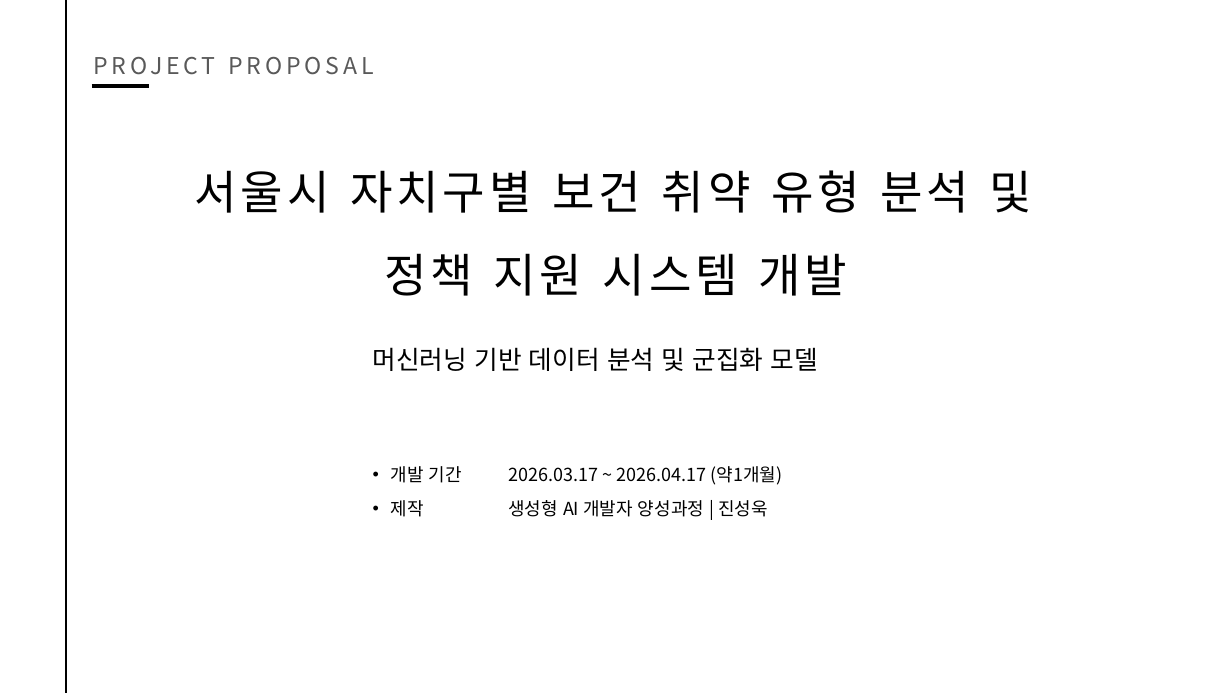
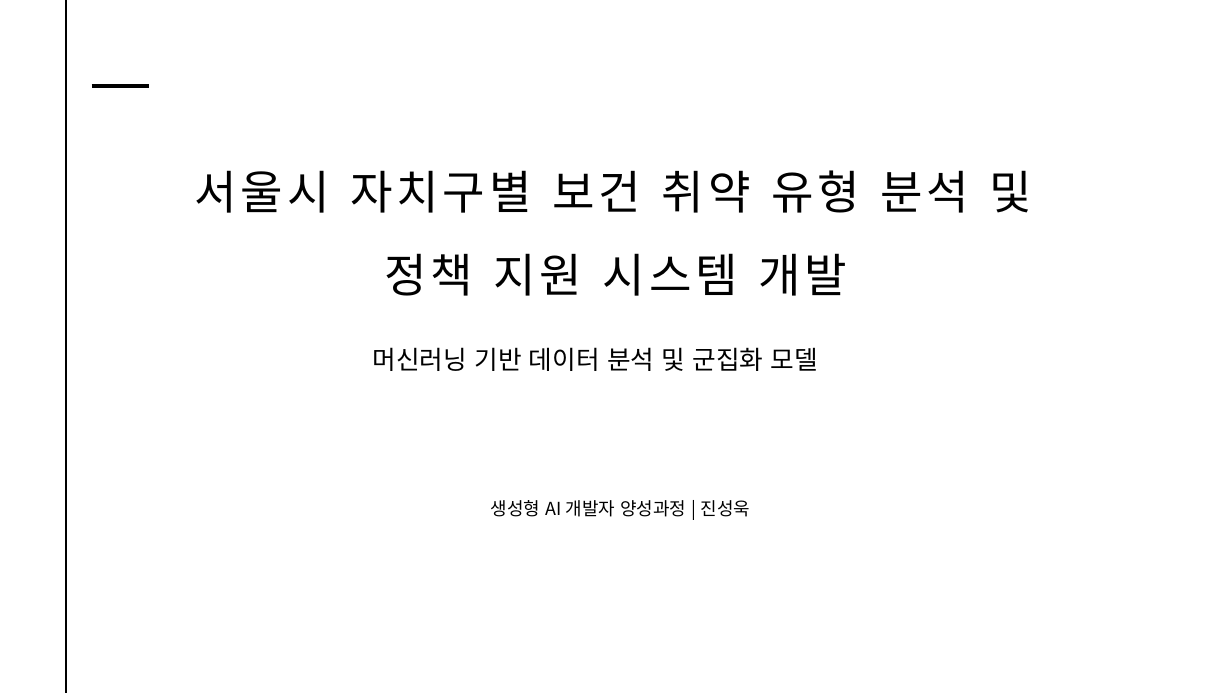
Before and after one commit to seongwook0217/SeongWook, a slide deck: slide 1 of 1차 프로젝트/1. 기획서_V2.pptx. Drawn at 1232x693 pixels with LibreOffice and Linux fonts; fonts in the diff are those of the drawing. Boxes give left, top, right and bottom in pixels: in the first picture for what was removed or moved away, otherwise in the second. Text is boxed around its words. In the diff, an @@ line names an element or a change of style, - is before the commit and + after.

```diff
--- a/1차 프로젝트/1. 기획서_V2.pptx
+++ b/1차 프로젝트/1. 기획서_V2.pptx
@@ text removed at box(84, 43, 407, 86) @@
-PROJECT PROPOSAL
@@ text removed at box(391, 466, 462, 483) @@
-• 개발 기간
@@ text removed at box(508, 466, 782, 485) @@
-2026.03.17 ~ 2026.04.17 (약1개월)
@@ text removed at box(391, 500, 424, 517) @@
-• 제작
@@ text "생성형 AI 개발자 양성과정 | ...": place and size @@
-text "생성형 AI 개발자 양성과정 | ..." at box(508, 500, 768, 517)
+text "생성형 AI 개발자 양성과정 | ..." at box(491, 500, 751, 517)
```
Also in this commit, not shown: 1 slide removed.
